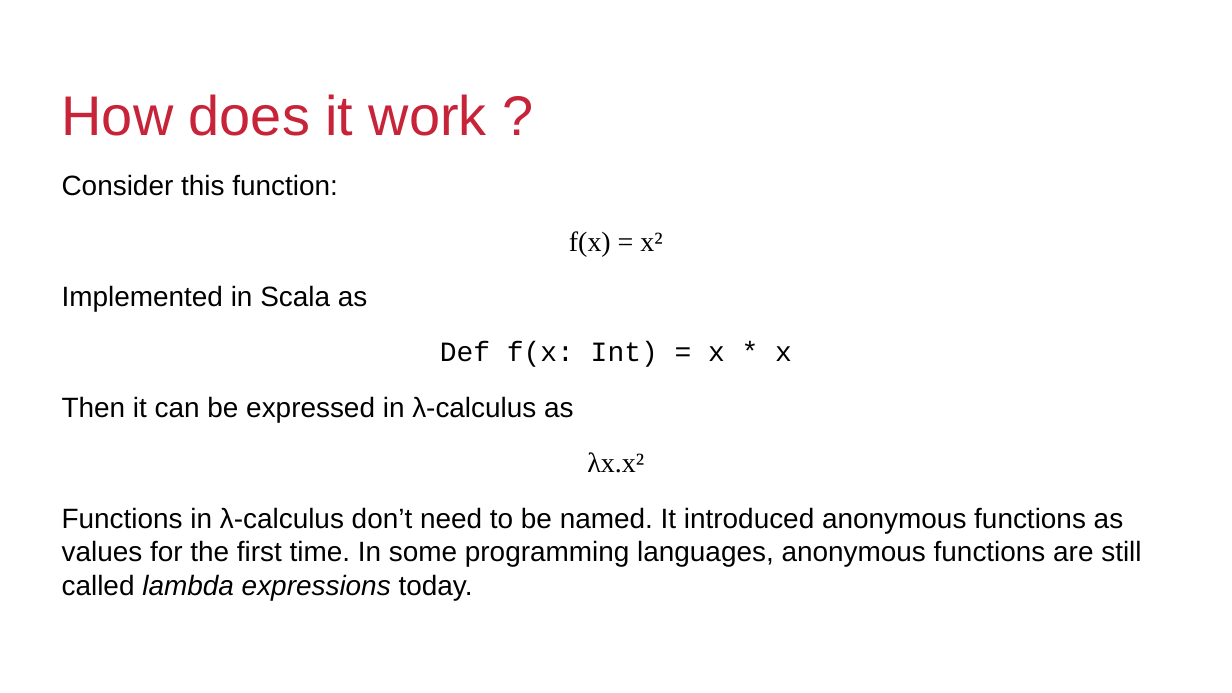
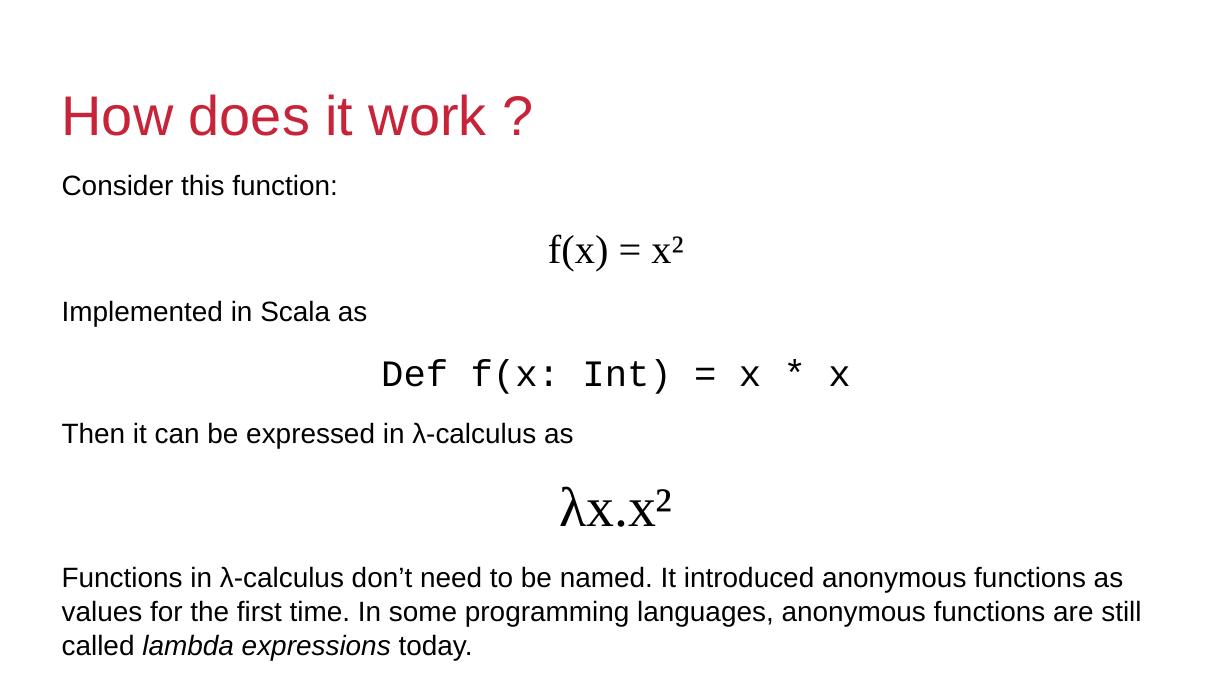
Before and after one commit to gbogard/scala-introduction-training, a slide deck: slide 27 of slides.odp (slide 26 before the commit). Drawn at 1232x693 pixels with LibreOffice and Linux fonts; fonts in the diff are those of the drawing; background and template pictures are left out. Boxes give left, top, right and bottom in pixels: in the first picture for what was removed or moved away, otherwise in the second. Text is boxed around its words. In the diff, an @@ line names an element or a change of style, - is before the commit and + after.

```diff
--- a/slides.odp
+++ b/slides.odp
@@ text at box(381, 234, 850, 527): size 18 to 26 pt in "f(x) = x²"; size 18 to 24 pt in "Def f(x: Int) = x * x"; size 18 to 36 pt in "λx.x²" @@
```
Also in this commit, not shown: 1 other slide changed, 4 slides added.
